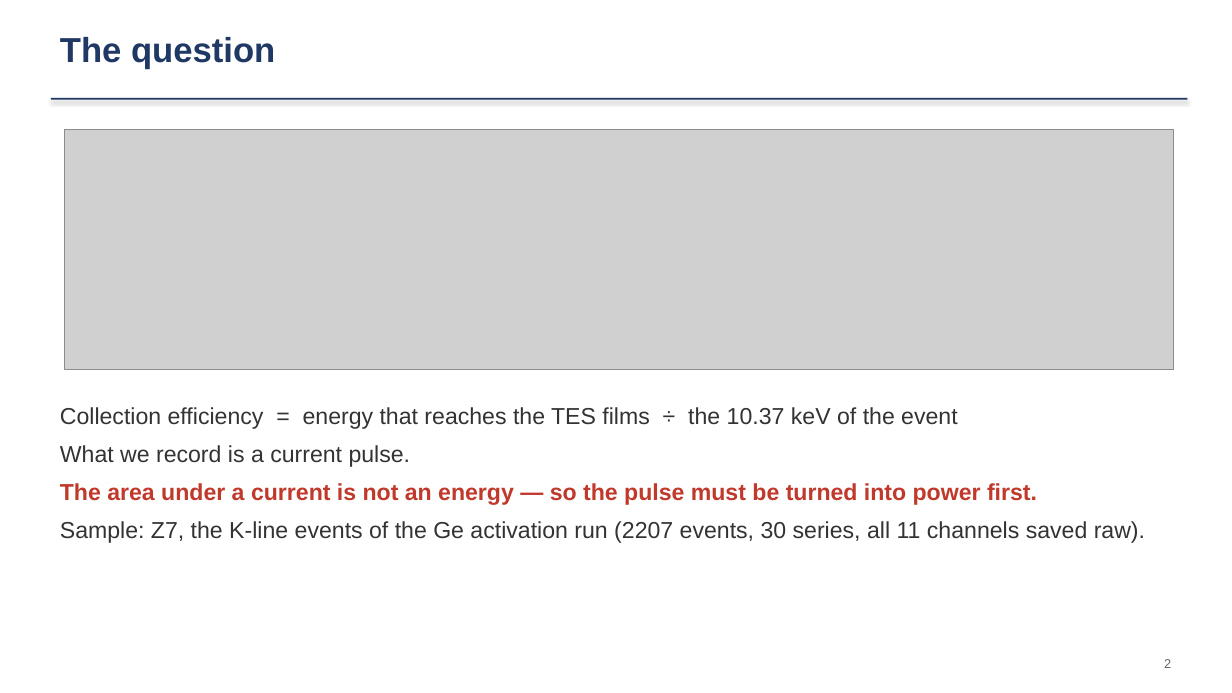
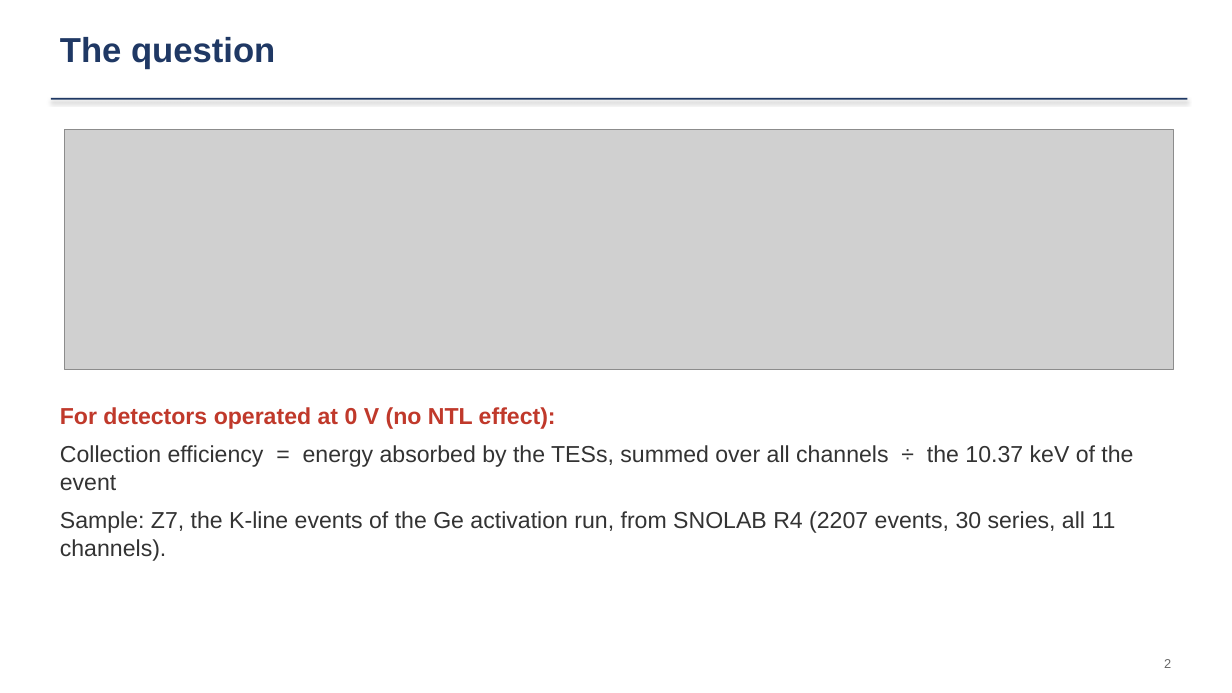
Before and after one commit to ZhihengLi0/urop, a slide deck: slide 2 of snolab/collection_efficiency/presentation/SNOLAB_R4_collection_efficiency_20260910.pptx. Drawn at 1232x693 pixels with LibreOffice and Linux fonts; fonts in the diff are those of the drawing; grey boxes stand for pictures. Boxes give left, top, right and bottom in pixels: in the first picture for what was removed or moved away, otherwise in the second. Text is boxed around its words. In the diff, an @@ line names an element or a change of style, - is before the commit and + after.

```diff
--- a/snolab/collection_efficiency/presentation/SNOLAB_R4_collection_efficiency_20260910.pptx
+++ b/snolab/collection_efficiency/presentation/SNOLAB_R4_collection_efficiency_20260910.pptx
@@ text at bbox=[60, 407, 1133, 561]: text changed @@
-Collection efficiency = energy that reaches the TES films ÷ the 10.37 keV of the event
-What we record is a current pulse.
-The area under a current is not an energy — so the pulse must be turned into power first.
-Sample: Z7, the K-line events of the Ge activation run (2207 events, 30 series, all 11 channels saved raw).
+For detectors operated at 0 V (no NTL effect):
+Collection efficiency = energy absorbed by the TESs, summed over all channels ÷ the 10.37 keV of the event
+Sample: Z7, the K-line events of the Ge activation run, from SNOLAB R4 (2207 events, 30 series, all 11 channels).
```
Also in this commit, not shown: 5 other slides changed, 18 other files.
